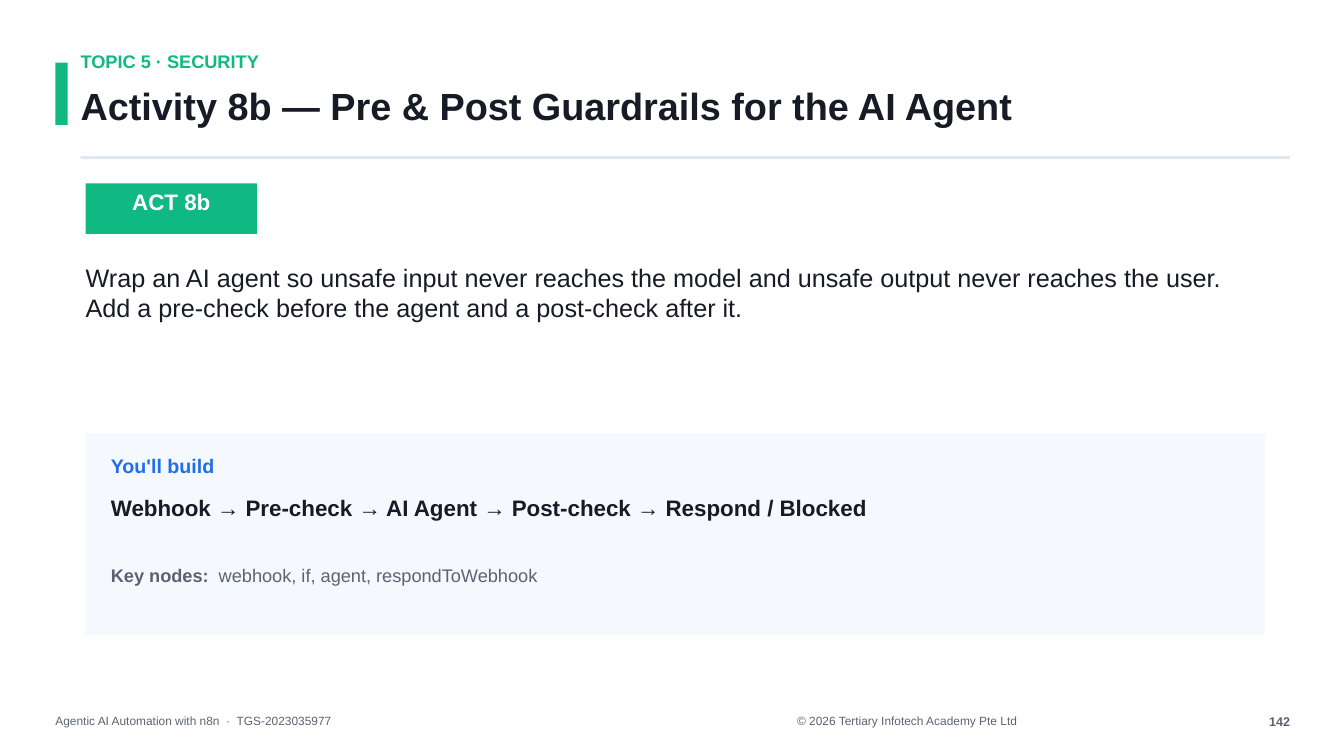
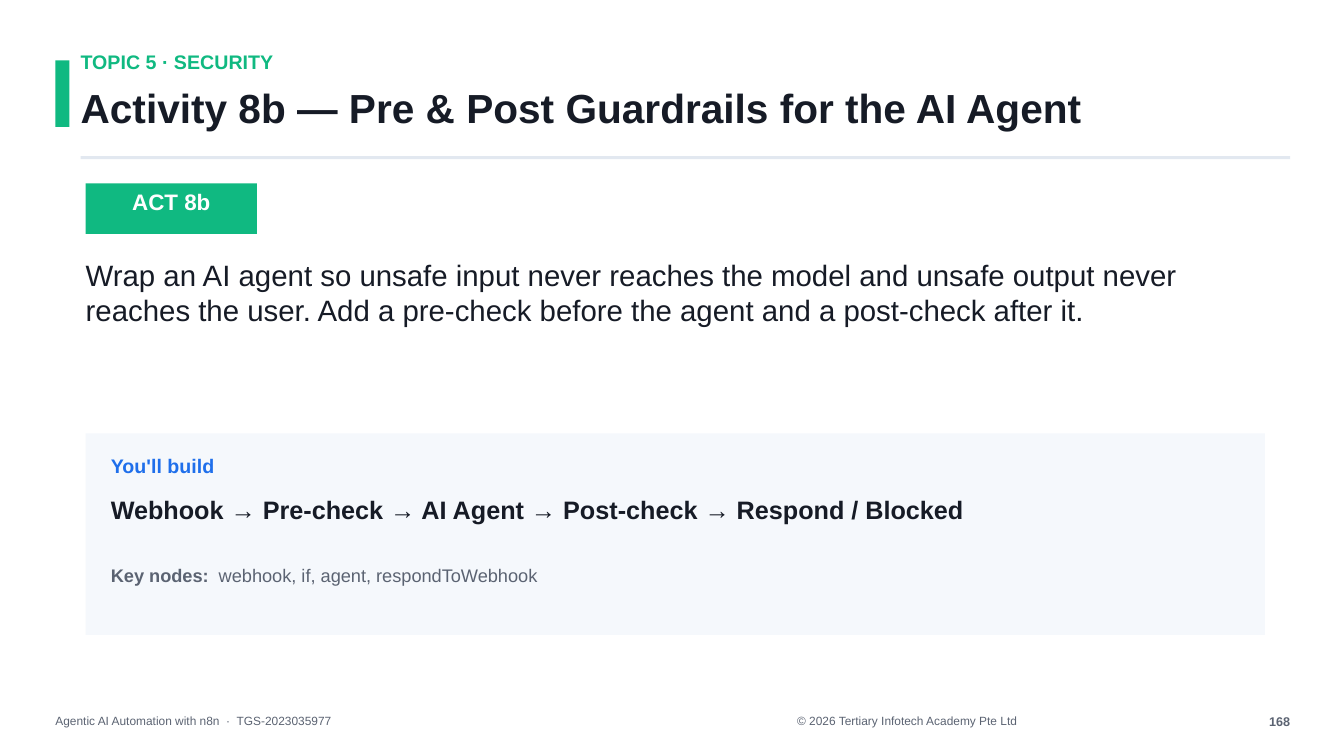
Before and after one commit to tertiarycourses/TGS-2023035977-Agentic-AI-Automation-with-n8n, a slide deck: slide 169 of courseware/n8n-slides.pptx (slide 143 before the commit). Drawn at 1344x756 pixels with LibreOffice and Linux fonts; fonts in the diff are those of the drawing. Boxes give left, top, right and bottom in pixels: in the first picture for what was removed or moved away, otherwise in the second. Text is boxed around its words. In the diff, an @@ line names an element or a change of style, - is before the commit and + after.

```diff
--- a/courseware/n8n-slides.pptx
+++ b/courseware/n8n-slides.pptx
@@ text "TOPIC 5 · SECURITY" at box(81, 55, 273, 70): size 13 to 14 pt @@
@@ text "Activity 8b — Pre & ..." at box(81, 93, 1081, 131): size 27 to 29 pt @@
@@ text "Wrap an AI agent so ..." at box(86, 264, 1177, 327): size 18 to 21 pt @@
@@ text "Webhook → Pre-check → AI ..." at box(111, 500, 963, 524): size 16 to 18 pt @@
@@ text at box(1269, 717, 1290, 726): text changed @@
-142
+168
```
Also in this commit, not shown: 147 other slides changed, 26 slides added, 15 other files.
